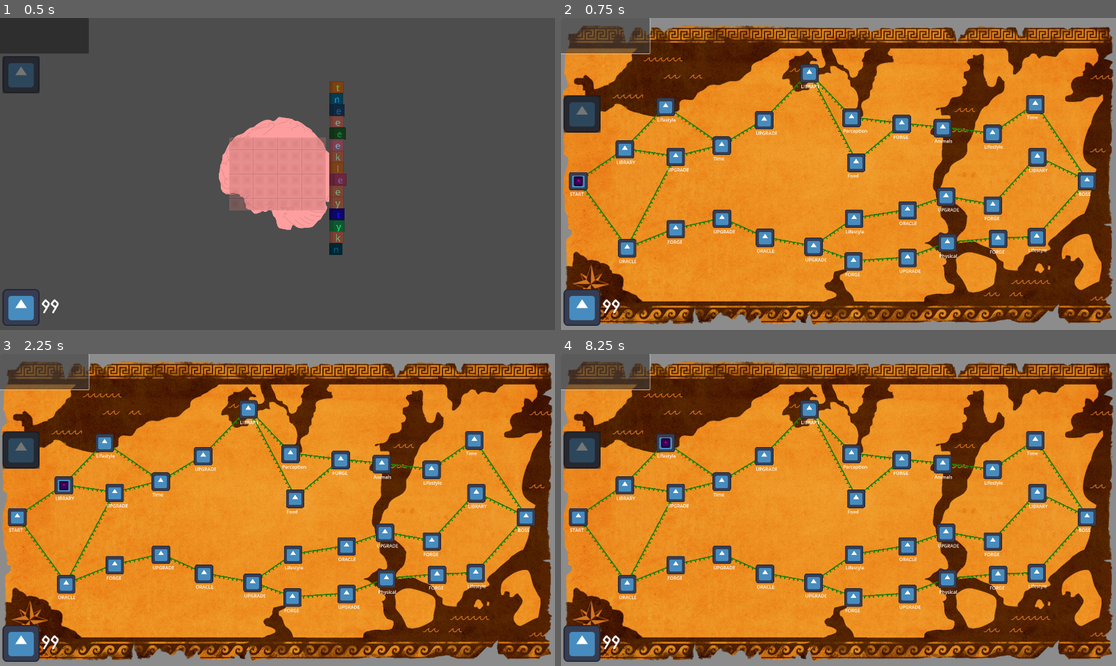
Above: before the commit, frames 1-4 (two rows, left to right).
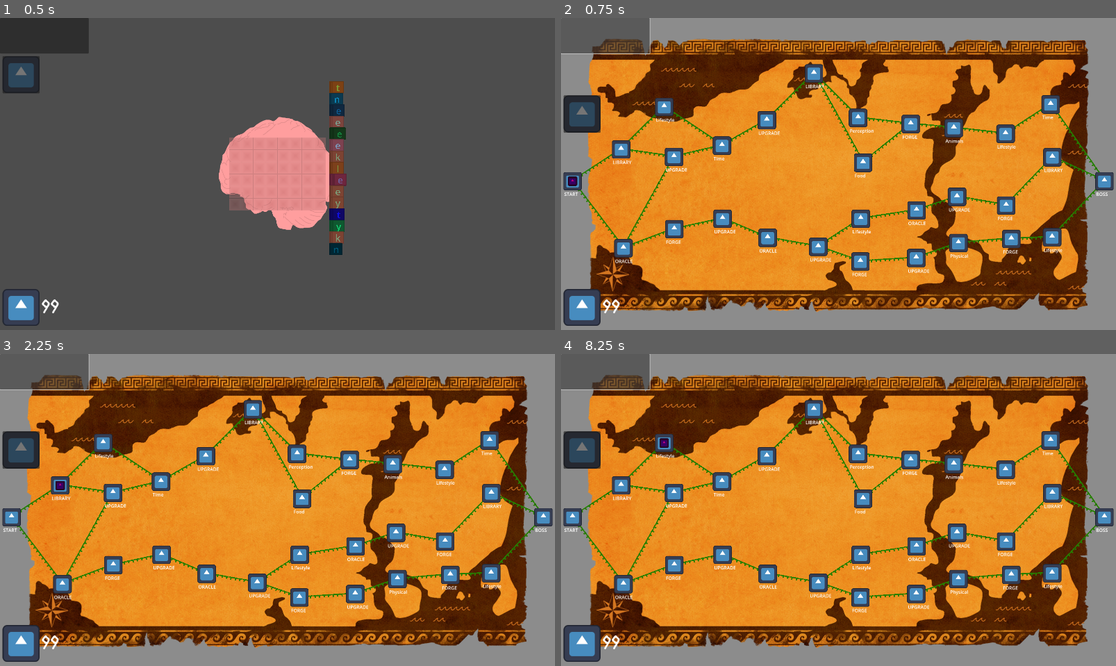
Above: after the commit, the same moments.

Repository: hulien22/ldjam54
Game: Godot game, scene res://scenes/main.tscn
The game is run twice, just before and just after one commit, with the same random seed, the same clock (stepped at 60 frames per second) and the same inputs. The engine's default icon, where the game draws it, is replaced by a stand-in: a white triangle on a blue panel in a dark square.
Inputs (mouse positions are in pixels of both pictures, inside the frame that each line leads up to):
- Up to frame 1 (0.5 s): no input
- Up to frame 2 (0.75 s): click (605, 36) at 0.5 s
- Up to frame 3 (2.25 s): click (66, 485) at 1.27 s; click (44, 372) at 2 s
- Up to frame 4 (8.25 s): click (666, 444) at 2.77 s; click "CONTINUE" at 3.5 s; click "CONTINUE" at 4.25 s; click "DEBATE!" at 5 s; click "DEBATE!" at 5.75 s; click "DEBATE!" at 6.5 s; click "CONTINUE" at 7.25 s; click (605, 372) at 8 s

Frame 1 is identical in both runs. In frame 2, 40% of the frame differs, in the area x 0-100%, y 2-99%; in frame 3, 40%; in frame 4, 40%.

Commit message:
progress towards results

Diff:
--- a/scenes/combat.tscn
+++ b/scenes/combat.tscn
@@ -53,14 +53,6 @@
 font = ExtResource("2_m3vsr")
 font_size = 150
 
-[sub_resource type="Animation" id="Animation_13xc1"]
-resource_name = "results"
-
-[sub_resource type="AnimationLibrary" id="AnimationLibrary_u1kkl"]
-_data = {
-"results": SubResource("Animation_13xc1")
-}
-
 [node name="combat" type="Node2D"]
 script = ExtResource("1_uqive")
 
@@ -287,12 +279,4 @@
 size_flags_horizontal = 4
 text = "CONTINUE"
 
-[node name="AnimationPlayer" type="AnimationPlayer" parent="ResultsBox"]
-libraries = {
-"": SubResource("AnimationLibrary_u1kkl")
-}
-
 [node name="HTTPRequest" type="HTTPRequest" parent="."]
-
-[node name="Timer" type="Timer" parent="."]
-one_shot = true
--- a/scenes/map.tscn
+++ b/scenes/map.tscn
@@ -1,10 +1,9 @@
-[gd_scene load_steps=7 format=3 uid="uid://dwychm67ltxst"]
+[gd_scene load_steps=6 format=3 uid="uid://dwychm67ltxst"]
 
 [ext_resource type="Script" path="res://scripts/Map.gd" id="1_5iiuj"]
-[ext_resource type="PackedScene" uid="uid://bqj0ydbf1wtnw" path="res://scenes/PlayerMapMarker.tscn" id="2_ccopb"]
+[ext_resource type="PackedScene" path="res://scenes/PlayerMapMarker.tscn" id="2_ccopb"]
 [ext_resource type="Texture2D" uid="uid://b7rocvi63l84w" path="res://art/Maps/Stage_1_Map.png" id="2_vh05d"]
 [ext_resource type="Texture2D" uid="uid://byv1f1n8h2ufi" path="res://art/Maps/Stage_2_Map.png" id="3_gh0gf"]
-[ext_resource type="Texture2D" uid="uid://blg17ohiv8rle" path="res://art/Maps/Stage_3_Map.png" id="4_0oehf"]
 
 [sub_resource type="SpriteFrames" id="SpriteFrames_umcyr"]
 animations = [{
@@ -14,13 +13,10 @@
 }, {
 "duration": 1.0,
 "texture": ExtResource("3_gh0gf")
-}, {
-"duration": 1.0,
-"texture": ExtResource("4_0oehf")
 }],
 "loop": true,
 "name": &"default",
-"speed": 1.0
+"speed": 5.0
 }]
 
 [node name="map" type="Node2D"]
@@ -28,8 +24,8 @@
 length = 10
 width = 4
 min_width = 2
-left_margin = 60
-right_margin = 100
+left_margin = 40
+right_margin = 40
 top_margin = 300
 bottom_margin = 250
 jitter_width_bias = 0.8
@@ -46,9 +42,8 @@
 [node name="AnimatedSprite2D" type="AnimatedSprite2D" parent="."]
 z_index = -10
 position = Vector2(958.222, 543.812)
-scale = Vector2(1.1, 1.1)
+scale = Vector2(1.0022, 1.0022)
 sprite_frames = SubResource("SpriteFrames_umcyr")
-frame_progress = 0.0588193
 
 [node name="MapHolder" type="Node2D" parent="."]
 
--- a/scripts/combat.gd
+++ b/scripts/combat.gd
@@ -21,7 +21,7 @@
 
 signal start_combat_phase(global_posn:Vector2);
 signal end_combat_phase();
-signal end_scene()
+signal end_scene(final_score: float);
 
 func init(topic: DebateQuestion, difficulty: int):
 	difficulty_ = difficulty;
@@ -145,7 +145,7 @@
 	# TODO special handling for "[5, The argument is unrelated to the prompt.]", "[5, The argument does not address the prompt.]"
 
 func _return_to_map():
-	end_scene.emit()
+	end_scene.emit(avg_score());
 
 func add_word_tile(word_tile: WordTile, add: bool):
 	if add:
--- a/scripts/main.gd
+++ b/scripts/main.gd
@@ -54,36 +54,36 @@
 	var node
 	match location.location_type:
 		Location.LOCATION.COMBAT:
+			show_brain(false);
 			node = combat_scene.instantiate()
 			node.init(location.debate_topic, stage)
 			node.connect("start_combat_phase", _start_combat_phase);
 			node.connect("end_combat_phase", _end_combat_phase);
-			node.connect("end_scene", _end_scene)
-			show_brain(false);
+			node.connect("end_scene", _process_combat_rewards);
 		Location.LOCATION.BOSS:
+			show_brain(false);
 			node = boss_scene.instantiate()
 			on_boss = true
-			show_brain(false);
 		Location.LOCATION.LIBRARY:
+			show_brain(false);
 			node = library_scene.instantiate()
 			node.connect("start_library_phase", _start_library_phase);
 			node.connect("end_library_phase", _end_library_phase);
-			show_brain(false);
 		Location.LOCATION.ORACLE:
+			show_brain(false);
 			node = oracle_scene.instantiate()
-			show_brain(false);
 		Location.LOCATION.UPGRADE:
+			show_brain(false);
 			node = upgrade_scene.instantiate()
 			node.num_upgrades_available = 3;
 			node.connect("start_upgrade_phase", _start_upgrade_phase);
 			node.connect("end_upgrade_phase", _end_upgrade_phase);
 			$Brain.set_upgrade_node(node);
-			show_brain(false);
 		Location.LOCATION.FORGE:
+			show_brain(false);
 			node = forge_scene.instantiate()
 			node.connect("start_forge_phase", _start_forge_phase);
 			node.connect("end_forge_phase", _end_forge_phase);
-			show_brain(false);
 
 	switch_to_game_scene_state(GameSceneState.IN_LEVEL);
 	$SceneHolder.add_child(node)
@@ -137,6 +137,17 @@
 	# just hide the brain
 	show_brain(false);
 	# TODO reset the words that were selected? need another phase?
+
+func _process_combat_rewards(score: float):
+	$SceneHolder.remove_child(current_node)
+	current_node.queue_free();
+	var node
+	if score < 5.0:
+#		var l
+#		_on_moved_to_location(Location.LOCATION.LIBRARY);
+		pass
+
+
 
 func _start_library_phase(global_posn:Vector2):
 	# set the brain to the correct phase
Not shown: 1 places in scenes/combat.tscn that only renumber resources
